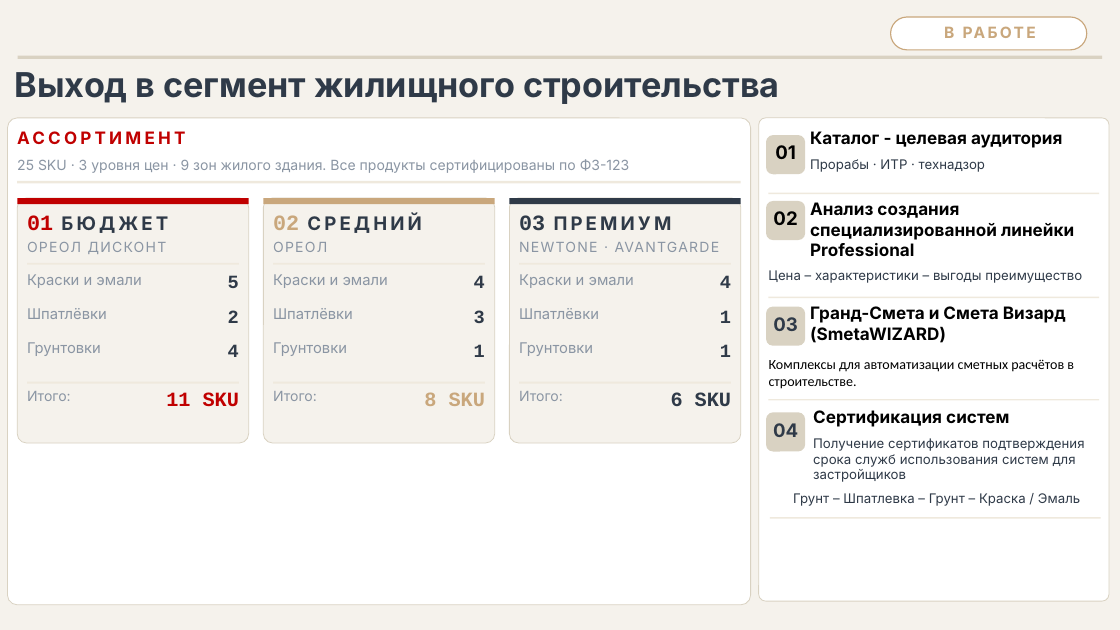
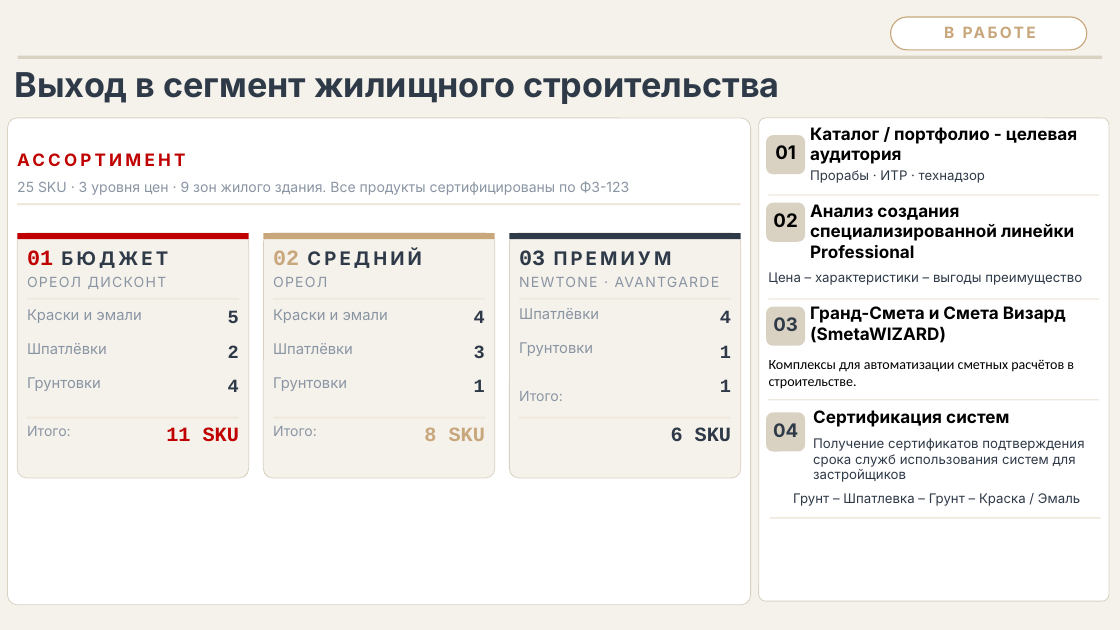
Before and after one commit to Iverson76newcomer/radar-empils, a slide deck: slide 7 of upload/Презентация_для_ГД_final.pptx (slide 6 before the commit). Drawn at 1120x630 pixels with LibreOffice and Linux fonts; fonts in the diff are those of the drawing. Boxes give left, top, right and bottom in pixels: in the first picture for what was removed or moved away, otherwise in the second. Text is boxed around its words. In the diff, an @@ line names an element or a change of style, - is before the commit and + after.

```diff
--- a/upload/Презентация_для_ГД_final.pptx
+++ b/upload/Презентация_для_ГД_final.pptx
@@ text at bbox=[810, 127, 1077, 164]: text changed @@
-Каталог - целевая аудитория
+Каталог / портфолио - целевая аудитория
@@ text "Прорабы · ИТР · технадзор": place and size @@
-text "Прорабы · ИТР · технадзор" at bbox=[810, 159, 985, 172]
+text "Прорабы · ИТР · технадзор" at bbox=[810, 170, 985, 183]
@@ 2 texts, 1 rectangle: place and size @@
-2 texts, 1 rectangle at bbox=[17, 127, 740, 184]
+2 texts, 1 rectangle at bbox=[17, 149, 740, 205]
@@ text removed at bbox=[519, 274, 634, 288] @@
-Краски и эмали
@@ text "1": place and size @@
-text "1" at bbox=[720, 310, 731, 323]
+text "1" at bbox=[720, 379, 731, 392]
@@ 27 texts, 9 rectangles, 3 rounded rectangles: place and size @@
-27 texts, 9 rectangles, 3 rounded rectangles at bbox=[17, 198, 741, 444]
+27 texts, 9 rectangles, 3 rounded rectangles at bbox=[17, 233, 741, 478]
```
Also in this commit, not shown: 2 other slides changed, 1 slide added, 1 slide removed, 4 other files.
